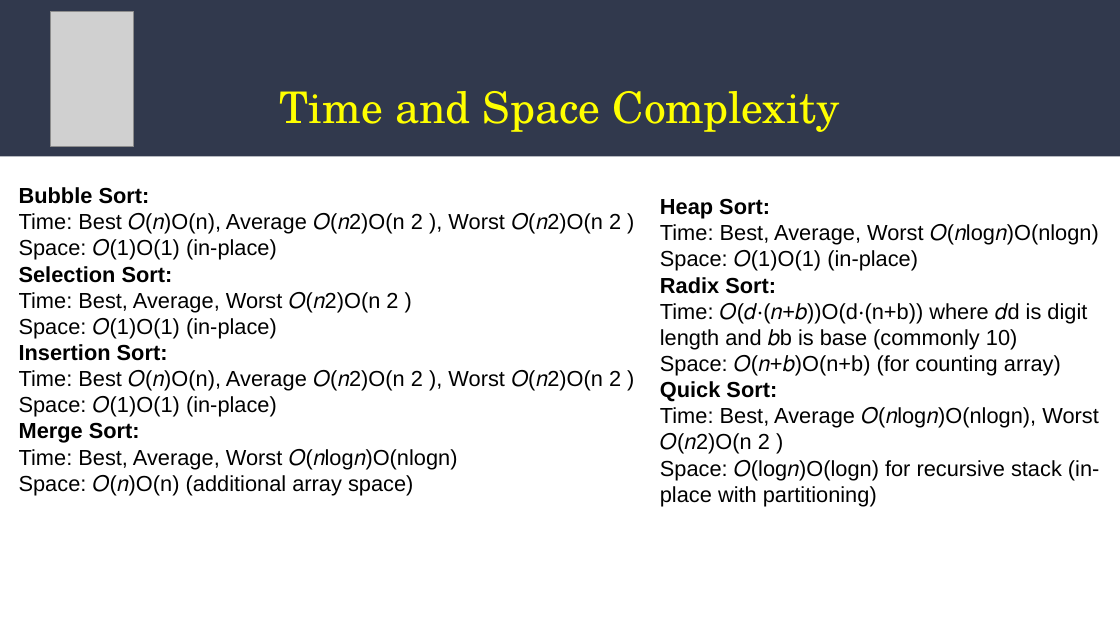
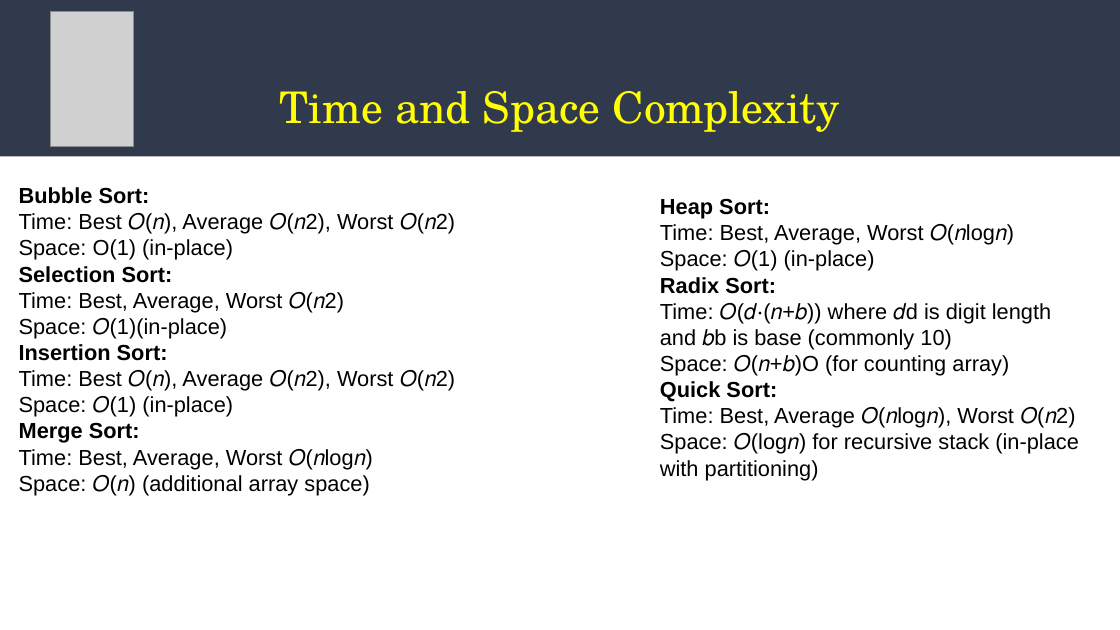
Before and after one commit to Sameer2-coder/DSA-minproject-, a slide deck: slide 12 of DSA mini project presentation.pptx. Drawn at 1120x630 pixels with LibreOffice and Linux fonts; fonts in the diff are those of the drawing; grey boxes stand for pictures. Boxes give left, top, right and bottom in pixels: in the first picture for what was removed or moved away, otherwise in the second. Text is boxed around its words. In the diff, an @@ line names an element or a change of style, - is before the commit and + after.

Commit message:
modified ppt

```diff
--- a/DSA mini project presentation.pptx
+++ b/DSA mini project presentation.pptx
@@ text at bbox=[19, 213, 417, 260]: text changed @@
-Time: Best 𝑂(𝑛)O(n), Average 𝑂(𝑛2)O(n 2 ), Worst 𝑂(𝑛2)O(n 2 )
-Space: 𝑂(1)O(1) (in-place)
+Time: Best 𝑂(𝑛), Average 𝑂(𝑛2), Worst 𝑂(𝑛2)
+Space: O(1) (in-place)
@@ text at bbox=[660, 224, 947, 271]: text changed @@
-Time: Best, Average, Worst 𝑂(𝑛log𝑛)O(nlogn)
-Space: 𝑂(1)O(1) (in-place)
+Time: Best, Average, Worst 𝑂(𝑛log𝑛)
+Space: 𝑂(1) (in-place)
@@ text at bbox=[19, 292, 306, 339]: text changed @@
-Time: Best, Average, Worst 𝑂(𝑛2)O(n 2 )
-Space: 𝑂(1)O(1) (in-place)
+Time: Best, Average, Worst 𝑂(𝑛2)
+Space: 𝑂(1)(in-place)
@@ text at bbox=[660, 303, 1051, 376]: text changed @@
-Time: 𝑂(𝑑⋅(𝑛+𝑏))O(d⋅(n+b)) where 𝑑d is digit length and 𝑏b is base (commonly 10)
-Space: 𝑂(𝑛+𝑏)O(n+b) (for counting array)
+Time: 𝑂(𝑑⋅(𝑛+𝑏)) where 𝑑d is digit length and 𝑏b is base (commonly 10)
+Space: 𝑂(𝑛+𝑏)O (for counting array)
@@ text at bbox=[19, 370, 417, 417]: text changed @@
-Time: Best 𝑂(𝑛)O(n), Average 𝑂(𝑛2)O(n 2 ), Worst 𝑂(𝑛2)O(n 2 )
-Space: 𝑂(1)O(1) (in-place)
+Time: Best 𝑂(𝑛), Average 𝑂(𝑛2), Worst 𝑂(𝑛2)
+Space: 𝑂(1) (in-place)
@@ text at bbox=[660, 407, 1079, 480]: text changed @@
-Time: Best, Average 𝑂(𝑛log𝑛)O(nlogn), Worst 𝑂(𝑛2)O(n 2 )
-Space: 𝑂(log𝑛)O(logn) for recursive stack (in-place with partitioning)
+Time: Best, Average 𝑂(𝑛log𝑛), Worst 𝑂(𝑛2)
+Space: 𝑂(log𝑛) for recursive stack (in-place with partitioning)
@@ text at bbox=[19, 449, 369, 496]: text changed @@
-Time: Best, Average, Worst 𝑂(𝑛log𝑛)O(nlogn)
-Space: 𝑂(𝑛)O(n) (additional array space)
+Time: Best, Average, Worst 𝑂(𝑛log𝑛)
+Space: 𝑂(𝑛) (additional array space)
```
